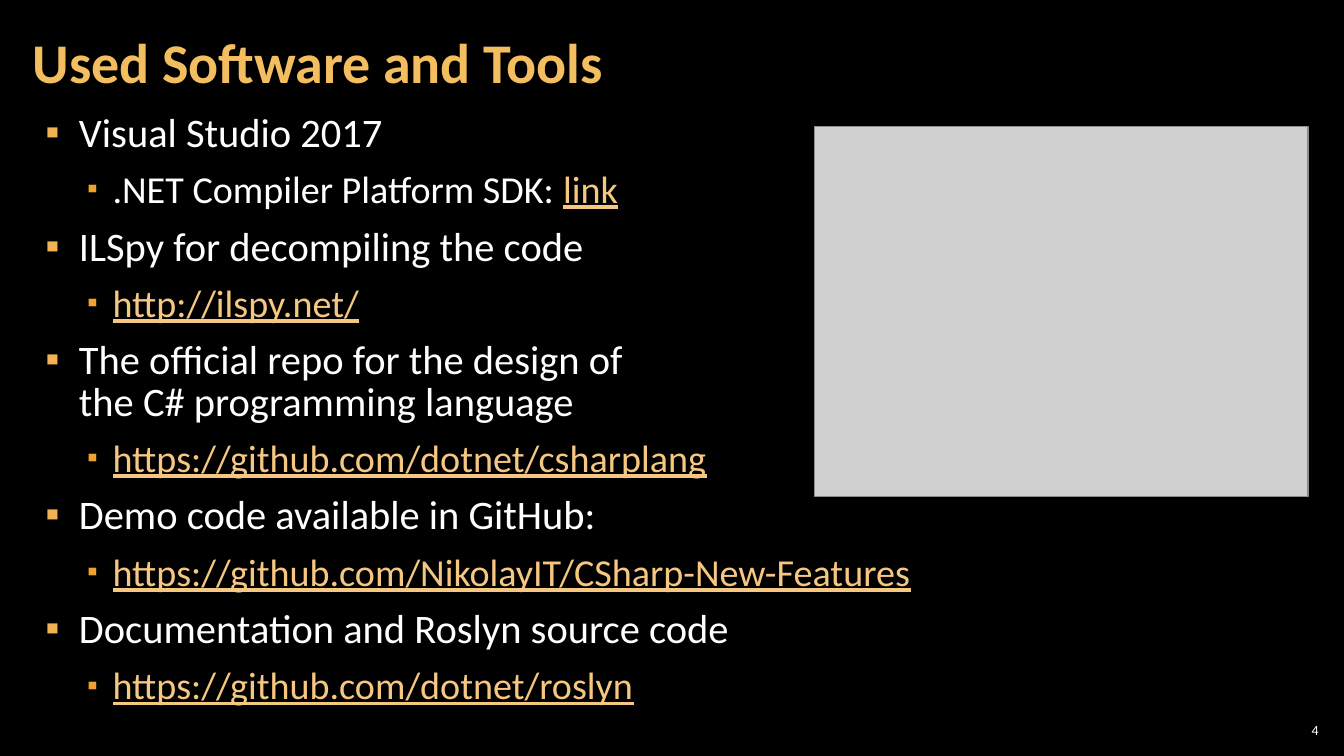
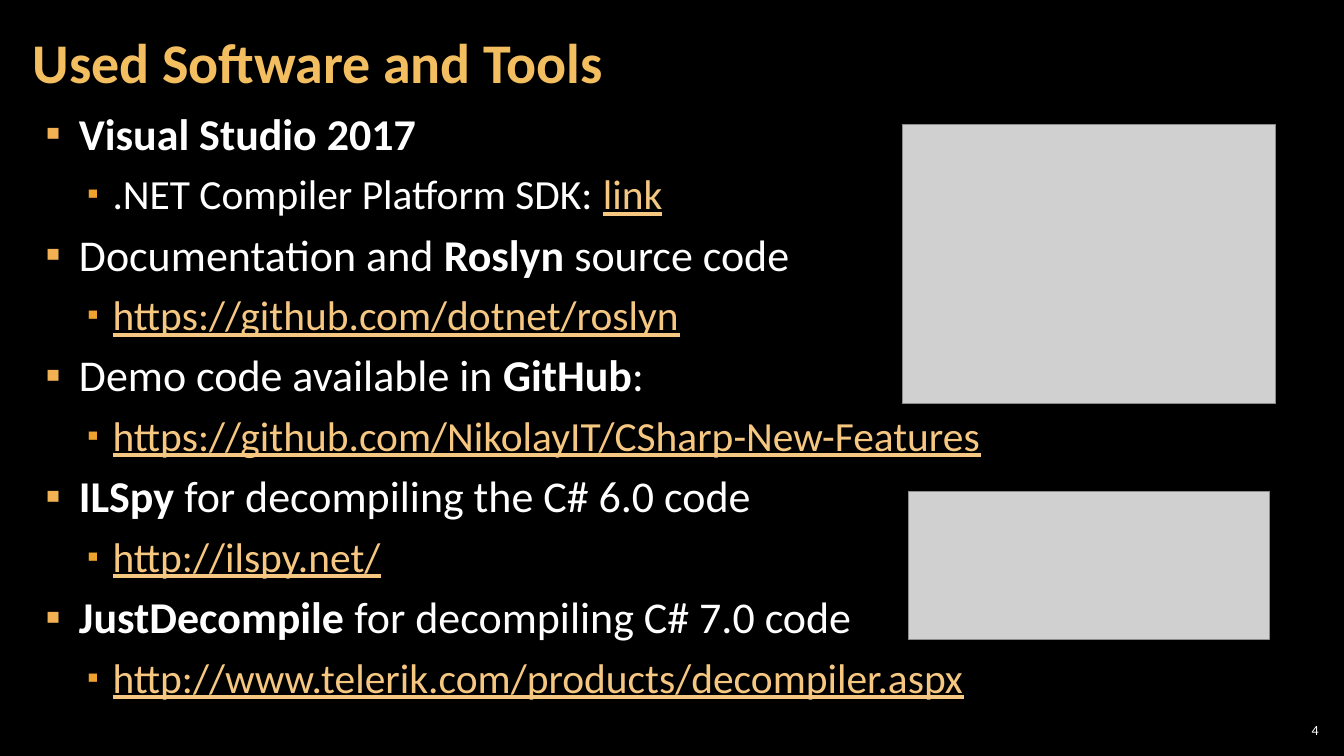
Before and after one commit to NikolayIT/CSharp-New-Features, a slide deck: slide 4 of docs/What is new in CSharp 6.0 and 7.0.pptx. Drawn at 1344x756 pixels with LibreOffice and Linux fonts; fonts in the diff are those of the drawing; grey boxes stand for pictures; background and template pictures are left out. Boxes give left, top, right and bottom in pixels: in the first picture for what was removed or moved away, otherwise in the second. Text is boxed around its words. In the diff, an @@ line names an element or a change of style, - is before the commit and + after.

Commit message:
Updated presentation "What is new in CSharp 6.0 and 7.0.pptx"

```diff
--- a/docs/What is new in CSharp 6.0 and 7.0.pptx
+++ b/docs/What is new in CSharp 6.0 and 7.0.pptx
@@ text at (x1=79, y1=119, x2=980, y2=458): size 28.9 to 31.4 pt in "Visual Studio 2017", "Demo code available in GitHub:"; bold on in "Visual Studio 2017", "GitHub:"; size 27.2 to 29.6 pt in ".NET Compiler Platform SDK: link", "https://github.com/NikolayIT/CSharp-New-Features" @@
@@ picture resized from (x1=815, y1=127, x2=1308, y2=497) to (x1=902, y1=124, x2=1275, y2=403) @@
@@ text at (x1=79, y1=240, x2=789, y2=337): text changed; size 28.9 to 31.4 pt @@
-▪ ILSpy for decompiling the code
-  ▪ http://ilspy.net/
-▪ The official repo for the design of
-  the C# programming language
-  ▪ https://github.com/dotnet/csharplang
+▪ Documentation and Roslyn source code
+  ▪ https://github.com/dotnet/roslyn
@@ text at (x1=79, y1=481, x2=963, y2=700): text changed; size 28.9 to 31.4 pt @@
-▪ Documentation and Roslyn source code
-  ▪ https://github.com/dotnet/roslyn
+▪ ILSpy for decompiling the C# 6.0 code
+  ▪ http://ilspy.net/
+▪ JustDecompile for decompiling C# 7.0 code
+  ▪ http://www.telerik.com/products/decompiler.aspx
@@ picture added at (x1=908, y1=491, x2=1269, y2=639) @@
```
Also in this commit, not shown: 7 other slides changed, 20 slides added, 7 slides removed.
